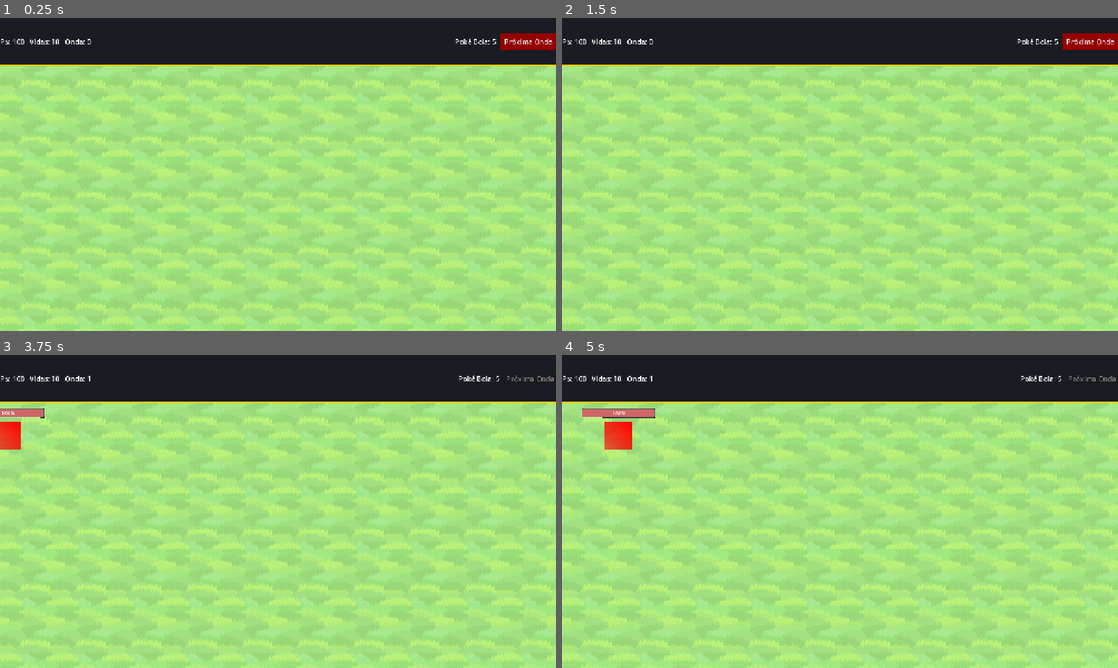
Above: before the commit, frames 1-4 (two rows, left to right).
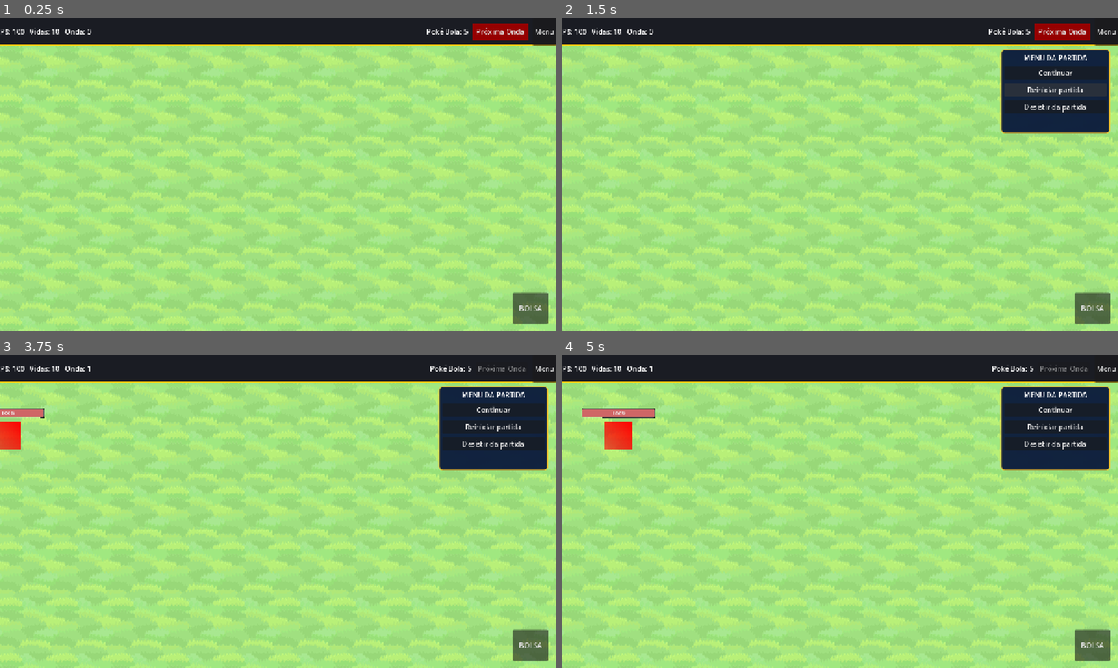
Above: after the commit, the same moments.

Repository: DJerowd/pokemon-td
Game: Godot game, scene res://scenes/main/GameScene.tscn
Two runs of this game, one before a commit and one after it. Both use one fixed random seed, a clock stepped at 60 frames per second and the inputs below. This scene is started directly instead of the project's main scene.
Inputs (mouse positions are in pixels of both pictures, inside the frame that each line leads up to):
- Up to frame 1 (0.25 s): no input
- Up to frame 2 (1.5 s): click (1106, 30) at 0.5 s, where only the run after the commit has a clickable "Menu"; click (1056, 89) at 1.25 s, where only the run after the commit has a clickable "Reiniciar partida"
- Up to frame 3 (3.75 s): click (494, 426) at 2 s, where only the run after the commit has a clickable "Reiniciar partida"; click (494, 426) at 2.75 s, where only the run after the commit has a clickable "Reiniciar partida"; click "Próxima Onda" at 3.5 s
- Up to frame 4 (5 s): click (1090, 646) at 4.25 s, where only the run after the commit has a clickable "BOLSA"

The runs differ from the first frame. In frame 1, 8.6% of the frame differs, in the area x 0-100%, y 1-98%; in frame 2, 13%; in frame 3, 12%; in frame 4, 12%.
Error before the commit: Invalid access to property or key 'pressed' on a base object of type 'null instance'. (res://scenes/main/HUD.gd:52)
Error after the commit: Invalid call. Nonexistent function 'reset_match' in base 'Node (GameManager.gd)'. (res://scenes/main/HUD.gd:314)

Commit message:
Expande HUD para tela inteira e adiciona botão de menu superior

Diff:
--- a/scenes/hud.tscn
+++ b/scenes/hud.tscn
@@ -19,7 +19,7 @@
 anchors_preset = 15
 anchor_right = 1.0
 anchor_bottom = 1.0
-offset_bottom = -610.0
+offset_bottom = 0.0
 grow_horizontal = 2
 grow_vertical = 2
 size_flags_horizontal = 6
@@ -28,22 +28,22 @@
 
 [node name="Panel" type="Panel" parent="." unique_id=310440606]
 layout_mode = 1
-anchors_preset = 15
+anchors_preset = 10
 anchor_right = 1.0
-anchor_bottom = 1.0
+offset_bottom = 64.0
 grow_horizontal = 2
-grow_vertical = 2
+grow_vertical = 0
 size_flags_horizontal = 3
 theme_override_styles/panel = SubResource("StyleBoxFlat_5vsmd")
 
 [node name="TopBar" type="HBoxContainer" parent="." unique_id=1760595510]
 custom_minimum_size = Vector2(0, 64)
 layout_mode = 1
-anchors_preset = 15
+anchors_preset = 10
 anchor_right = 1.0
-anchor_bottom = 1.0
+offset_bottom = 64.0
 grow_horizontal = 2
-grow_vertical = 2
+grow_vertical = 0
 theme_override_constants/separation = 12
 alignment = 1
 
@@ -93,3 +93,8 @@
 size_flags_vertical = 4
 theme_override_styles/normal = SubResource("StyleBoxFlat_kgcmi")
 text = "Próxima Onda"
+
+[node name="BtnMenu" type="Button" parent="TopBar" unique_id=1962725398]
+unique_name_in_owner = true
+layout_mode = 2
+text = "Menu"
